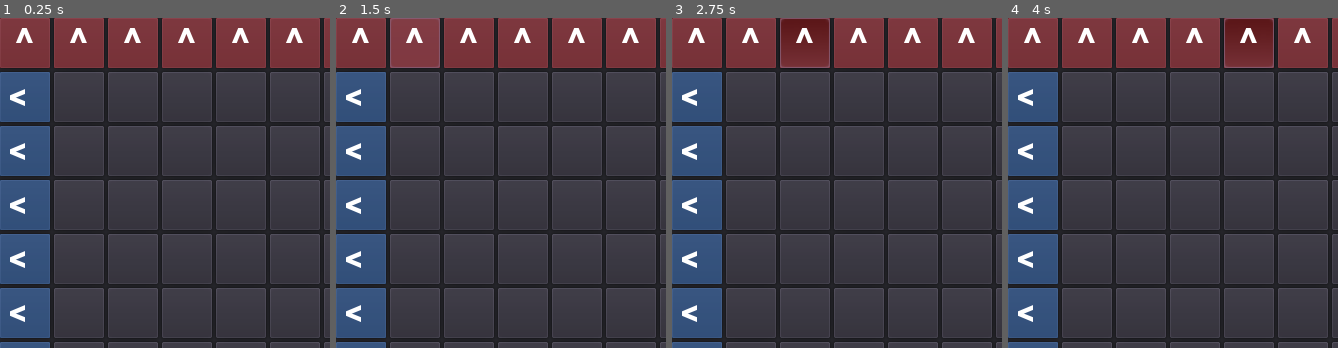
Above: before the commit, frames 1-4 (left to right).
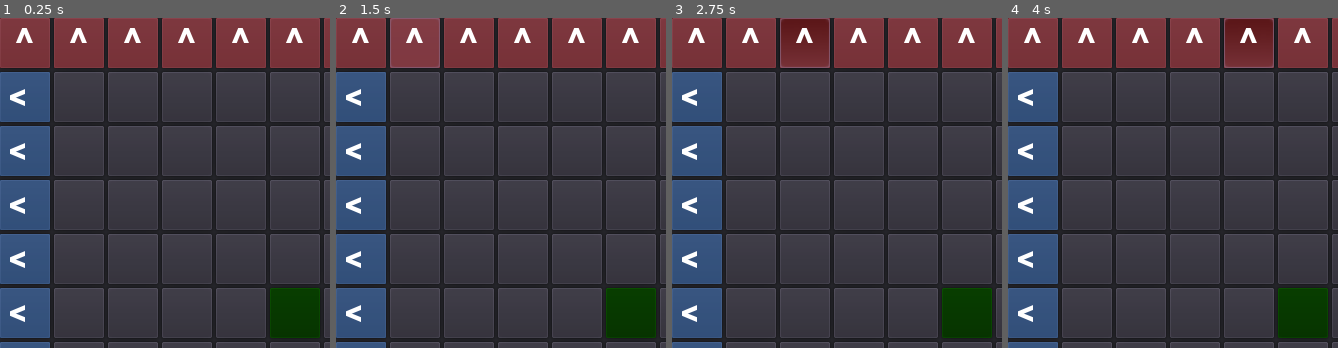
Above: after the commit, the same moments.

Repository: felipe-higino/sniper-chess-game
Game: Godot game, scene res://Table/GameScene.tscn
The game is run twice, just before and just after one commit, with the same random seed, the same clock (stepped at 60 frames per second) and the same inputs.
Inputs (mouse positions are % of the whole screen's width and height, from its top left):
- Up to frame 1 (0.25 s): no input
- Up to frame 2 (1.5 s): click (4, 4) at 0.5 s; click (12, 4) at 1.27 s
- Up to frame 3 (2.75 s): click (20, 4) at 2.02 s
- Up to frame 4 (4 s): click (28, 4) at 2.77 s; click (37, 4) at 3.52 s
The pictures show only the part of the screen within x 0-50%, y 0-50%; the shares and areas given below are measured in that part.

The runs differ from the first frame. In frame 1, 2.3% of the frame differs, in the area x 81-97%, y 81-97%; in frame 2, 2.3%; in frame 3, 2.3%; in frame 4, 2.3%.

Commit message:
Central objective color
The game is playable, with self-imposed rules. Can be called MVP?

Diff:
--- a/Sniper chess/Cell/GridCell.gd
+++ b/Sniper chess/Cell/GridCell.gd
@@ -6,4 +6,10 @@
 var grid_position:Vector2 = Vector2(0,0)
 
 func _on_Button_toggled(button_pressed):
+	if Input.is_action_just_released("delete_sniper"):
+		pressed=false
+		var child = get_child(0)
+		if(child):
+			child.queue_free()
+		return
 	emit_signal("cell_clicked", self, button_pressed)
--- a/Sniper chess/Cell/GridCell.tscn
+++ b/Sniper chess/Cell/GridCell.tscn
@@ -7,6 +7,7 @@
 margin_bottom = 50.0
 rect_min_size = Vector2( 50, 50 )
 toggle_mode = true
+button_mask = 3
 script = ExtResource( 1 )
 __meta__ = {
 "_edit_use_anchors_": false
--- a/Sniper chess/Table/GridContainer.gd
+++ b/Sniper chess/Table/GridContainer.gd
@@ -13,10 +13,13 @@
 	for i in 11:
 		for j in 11:
 			#generate buttons
-			var new_button = CellPrefab.instance()
+			var new_button:GridCell = CellPrefab.instance()
 			new_button.grid_position = Vector2(i,j);
 			new_button.connect("cell_clicked", self, "_grid_pressed")
 			add_child(new_button)
+			#central in table
+			if(i==5 and j==5):
+				new_button.self_modulate = Color("#20ff00")
 			#generate snipers
 			#-- red ones
 			if( (i==0) || (i>0 && i<10 && j==10) ):
@@ -73,4 +76,4 @@
 		first_cell_child.face_bot()
 	elif(y_variation<0):
 		first_cell_child.face_top()
-	print("variation: (%d,%d)" %[x_variation,y_variation])
+	#vprint("variation: (%d,%d)" %[x_variation,y_variation])
--- a/Sniper chess/Table/Inputs.gd
+++ b/Sniper chess/Table/Inputs.gd
@@ -1 +1,5 @@
 extends Node
+
+func _input(event):
+	if Input.is_action_just_pressed("delete_sniper"):
+		pass
--- a/Sniper chess/project.godot
+++ b/Sniper chess/project.godot
@@ -41,6 +41,14 @@
 window/size/width=660
 window/size/height=660
 
+[input]
+
+delete_sniper={
+"deadzone": 0.5,
+"events": [ Object(InputEventMouseButton,"resource_local_to_scene":false,"resource_name":"","device":0,"alt":false,"shift":false,"control":false,"meta":false,"command":false,"button_mask":0,"position":Vector2( 0, 0 ),"global_position":Vector2( 0, 0 ),"factor":1.0,"button_index":2,"pressed":false,"doubleclick":false,"script":null)
+ ]
+}
+
 [rendering]
 
 environment/default_environment="res://default_env.tres"
